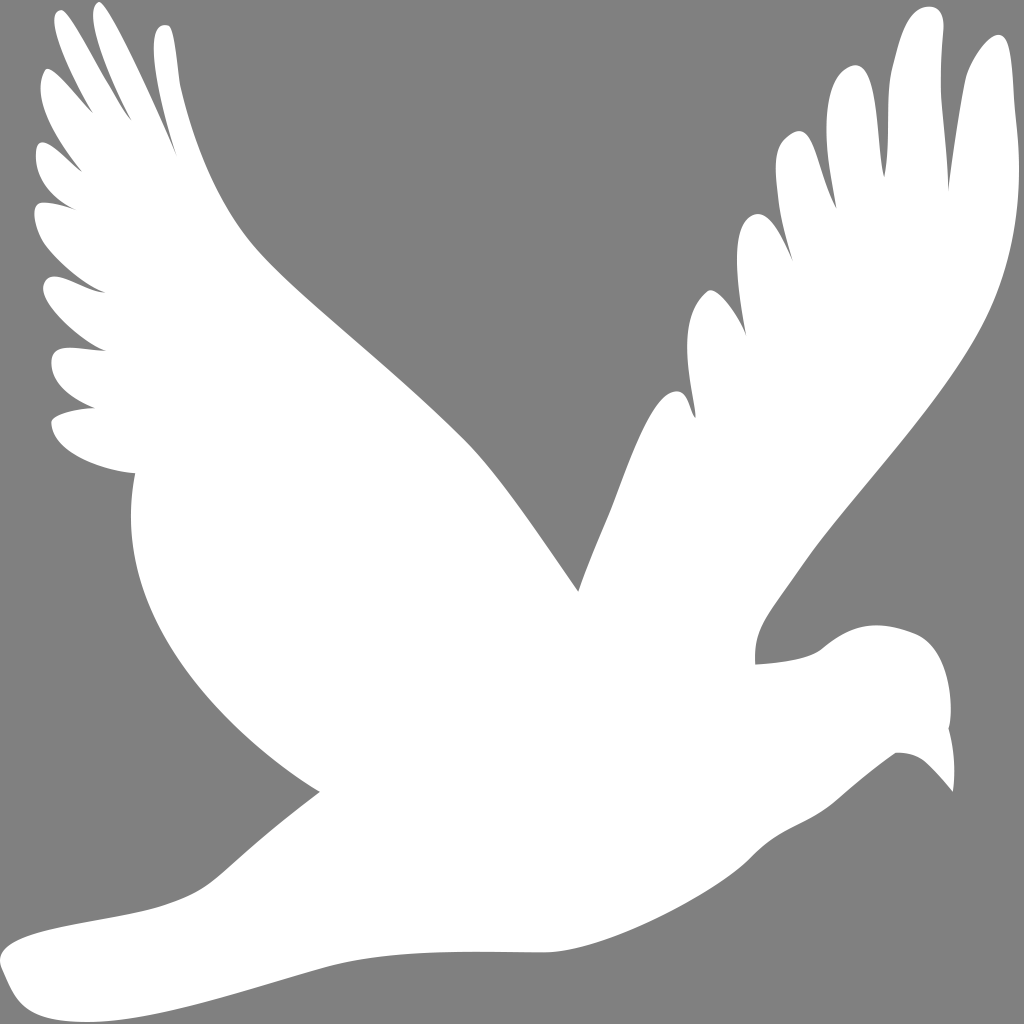
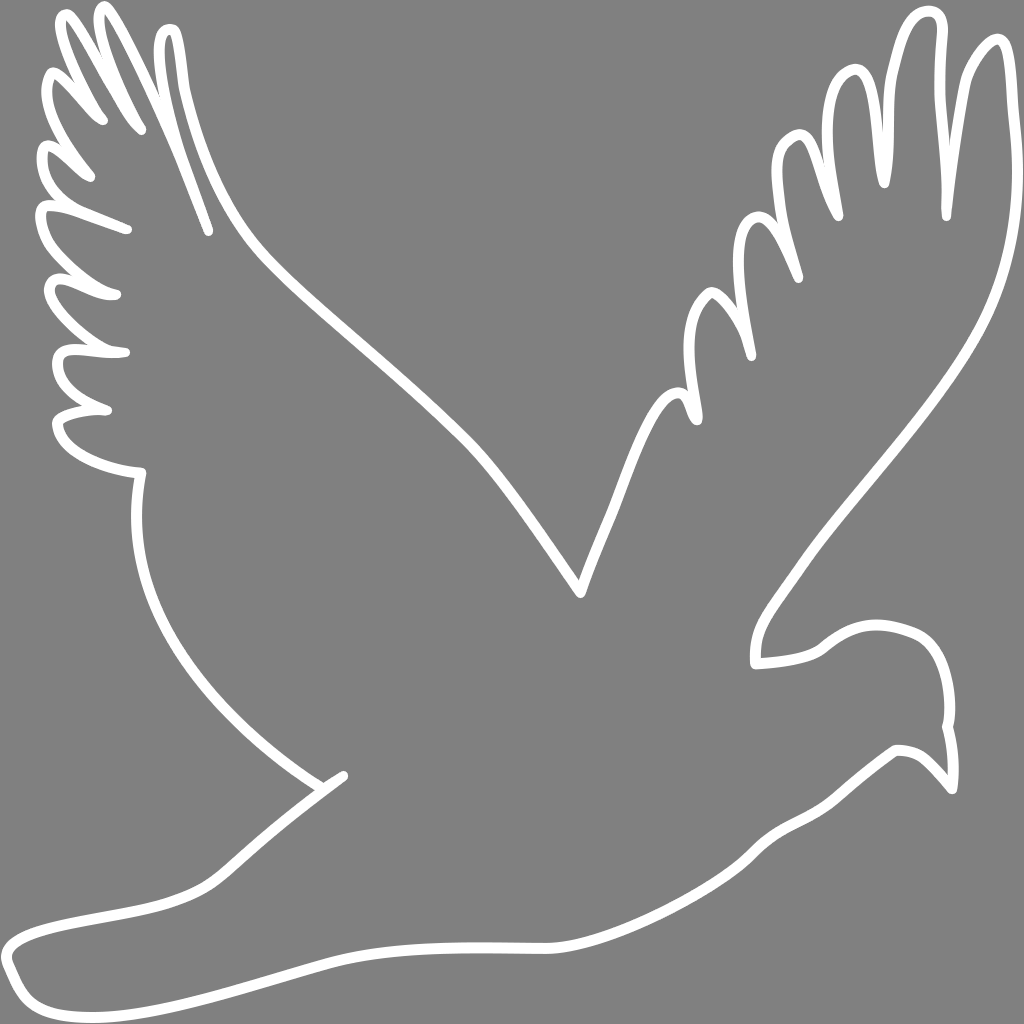
Before/after of a (1024, 1024) layered artwork. What changed in the layer stack:
added layer "icon-border" above "icon-white" over (6, 6, 1018, 1018)
hid "icon-white" over (0, 2, 1019, 1022)
